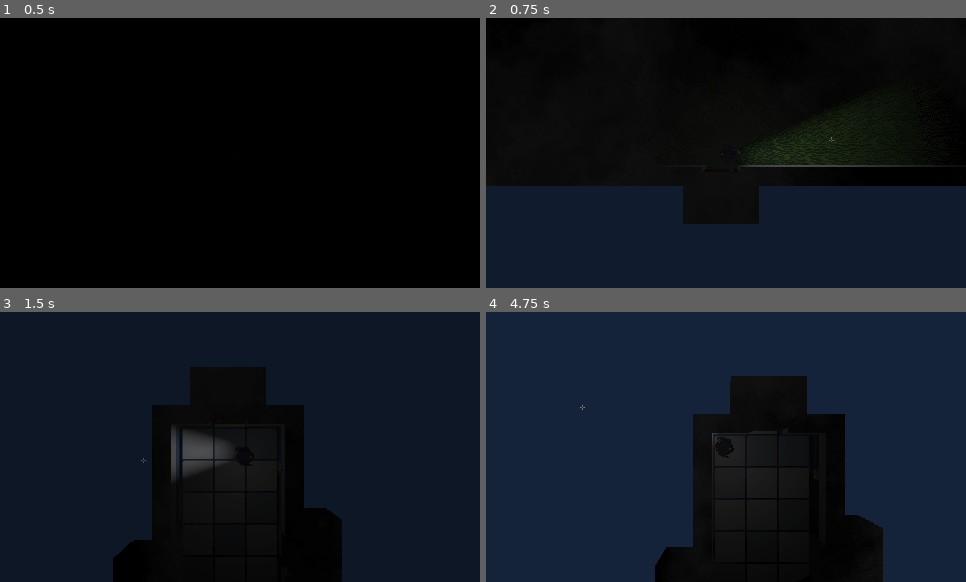
Above: before the commit, frames 1-4 (two rows, left to right).
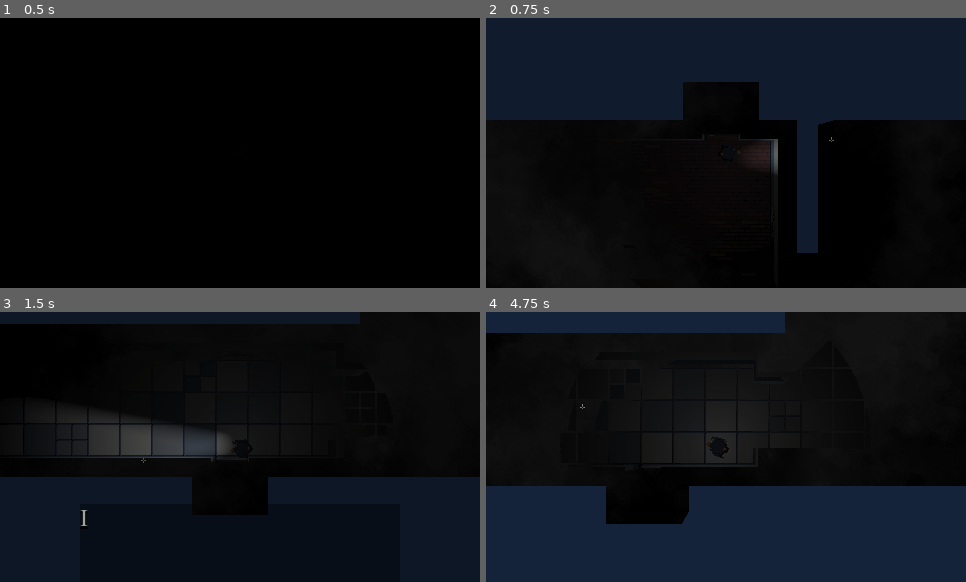
Above: after the commit, the same moments.

Repository: Jul1nk/School-Days-2
Game: Godot game, scene res://scenes/levels/game_world.tscn
The game is run twice, just before and just after one commit, with the same random seed, the same clock (stepped at 60 frames per second) and the same inputs.
Inputs (mouse positions are in pixels of both pictures, inside the frame that each line leads up to):
- Up to frame 1 (0.5 s): no input
- Up to frame 2 (0.75 s): tap Enter at 0.5 s; move the mouse to (831, 139) at 0.52 s; hold D (right) from 0.53 s (still down); tap E (action) at 0.6 s
- Up to frame 3 (1.5 s): move the mouse to (144, 460) at 1.27 s; release D (right) at 1.28 s; hold S (down) from 1.28 s (still down); tap E (action) at 1.35 s
- Up to frame 4 (4.75 s): move the mouse to (774, 387) at 2.02 s; release S (down) at 2.03 s; hold D (right) 2.03-2.78 s; tap F (flashlight) at 2.1, 4.35 s; tap E (action) at 2.3, 2.85, 3.6, 4.55 s; move the mouse to (702, 501) at 2.77 s; hold W (up) 2.78-3.53 s; move the mouse to (870, 487) at 3.52 s; hold A (left) from 3.53 s (still down); move the mouse to (582, 406) at 4.27 s

Frame 1 is identical in both runs. In frame 2, 73% of the frame differs, in the area x 0-100%, y 0-100%; in frame 3, 46%; in frame 4, 66%.

Commit message:
Bug fixes

Diff:
--- a/scenes/levels/classroom_1.tscn
+++ b/scenes/levels/classroom_1.tscn
@@ -470,6 +470,7 @@
 rotation = 3.14159
 next_level = 3
 item_needed = 2
+room_opening = 1
 dialog_if_locked = "I'm locked inside."
 dialog_if_unlocked = "It's unlocked!"
 
--- a/scenes/levels/classroom_3.tscn
+++ b/scenes/levels/classroom_3.tscn
@@ -51,6 +51,13 @@
 solid = true
 sprite_texture = ExtResource("2_wgs6o")
 
+[node name="key" parent="CanvasLayer_Entities/Classroom 3/Tables" instance=ExtResource("11_h881t")]
+position = Vector2(419, -866)
+item_id = 4
+dialog = "Picked up Library Key."
+layer_distance = 0.0
+sprite_texture = ExtResource("12_lde4a")
+
 [node name="chair2" parent="CanvasLayer_Entities/Classroom 3/Tables" instance=ExtResource("1_25xiu")]
 position = Vector2(396, -862)
 rotation = 1.5708
@@ -391,13 +398,6 @@
 spawn_point = 10
 locked = false
 
-[node name="key" parent="CanvasLayer_Entities" instance=ExtResource("11_h881t")]
-position = Vector2(410, -649)
-item_id = 4
-dialog = "Picked up Library Key."
-layer_distance = 0.0
-sprite_texture = ExtResource("12_lde4a")
-
 [node name="CanvasLayer_Floor" type="CanvasLayer" parent="."]
 layer = 0
 follow_viewport_enabled = true
--- a/scenes/levels/hallway.tscn
+++ b/scenes/levels/hallway.tscn
@@ -28,6 +28,7 @@
 rotation = 1.5708
 next_level = 1
 item_needed = 3
+room_opening = 2
 dialog_if_locked = "Ms. Oie classroom, it's locked..."
 dialog_if_unlocked = "It's open!"
 
@@ -37,6 +38,7 @@
 next_level = 1
 spawn_point = 1
 item_needed = 3
+room_opening = 2
 dialog_if_locked = "Ms. Oie classroom, it's locked..."
 dialog_if_unlocked = "It's open!"
 
@@ -84,6 +86,7 @@
 position = Vector2(416, -476)
 next_level = 7
 item_needed = 5
+room_opening = 3
 dialog_if_unlocked = "I've unlocked the door."
 
 [node name="door_office_1" parent="CanvasLayer_Entities/Doors" instance=ExtResource("1_57idd")]
@@ -91,6 +94,7 @@
 next_level = 7
 spawn_point = 1
 item_needed = 6
+room_opening = 4
 dialog_if_unlocked = "It's now unlocked."
 
 [node name="door_library" parent="CanvasLayer_Entities/Doors" instance=ExtResource("1_57idd")]
@@ -98,6 +102,7 @@
 rotation = -3.14159
 next_level = 6
 item_needed = 4
+room_opening = 5
 dialog_if_unlocked = "The library is open."
 
 [node name="door_entrance1" parent="CanvasLayer_Entities/Doors" instance=ExtResource("1_57idd")]
--- a/scenes/levels/office.tscn
+++ b/scenes/levels/office.tscn
@@ -41,7 +41,9 @@
 rotation = 3.14159
 next_level = 3
 spawn_point = 9
+locked = false
 item_needed = 6
+room_opening = 4
 dialog_if_unlocked = "It's now unlocked."
 
 [node name="door_office_2" parent="CanvasLayer_Entities/Doors" instance=ExtResource("1_54env")]
@@ -57,6 +59,7 @@
 next_level = 7
 spawn_point = 3
 item_needed = 6
+room_opening = 4
 dialog_if_locked = "This door is locked."
 dialog_if_unlocked = "It's now unlocked."
 
@@ -292,8 +295,8 @@
 sprite_texture = ExtResource("10_yr1l0")
 
 [node name="shovel" parent="CanvasLayer_Entities" instance=ExtResource("12_ne4mw")]
-position = Vector2(208, -289)
-rotation = 1.57079
+position = Vector2(212, -287)
+rotation = 1.83259
 item_id = 9
 dialog = "Picked up Shovel."
 nb_frames = 2
--- a/scripts/Global.gd
+++ b/scripts/Global.gd
@@ -16,13 +16,22 @@
 var item_key_classroom1: bool = false
 var item_key_classroom2: bool = false
 var item_key_library: bool = false
-var item_key_office1: bool = true
+var item_key_office1: bool = false
 var item_key_office2: bool = false
 var item_statuette: bool = false
 var item_key_strangedoor: bool = false
-var item_shovel: bool = true
-var item_code: bool = true
+var item_shovel: bool = false
+var item_code: bool = false
 
+
+var statuette_put: bool = false
+var pile_dug: bool = false
+
+var door_classroom1_open: bool = false
+var door_classroom2_open: bool = false
+var door_office1_open: bool = false
+var door_office2_open: bool = false
+var door_library_open: bool = false
 
 func _int_to_level(n=0):
 	match n:
@@ -64,3 +73,22 @@
 		8: item_key_strangedoor = true
 		9: item_shovel = true
 		10: item_code = true
+
+
+func _open_door(n):
+	match(n):
+		0: return
+		1: door_classroom1_open = true
+		2: door_classroom2_open = true
+		3: door_office1_open = true
+		4: door_office2_open = true
+		5: door_library_open = true
+
+func _is_door_open(n):
+	match(n):
+		1: return door_classroom1_open
+		2: return door_classroom2_open
+		3: return door_office1_open
+		4: return door_office2_open
+		5: return door_library_open
+	return false
--- a/scripts/door.gd
+++ b/scripts/door.gd
@@ -10,6 +10,9 @@
 @export_enum("IMPOSSIBLE","Flashlight", "Key Classroom1", "Key Classroom2", "Key Library",
 "Key Office1", "Key Office2", "Statuette", "Key StrangeDoor", "Shovel", "Code")
 var item_needed: int = 0
+
+@export_enum("NOTHING", "Classroom1", "Classroom2", "Office1", "Office2", "Library")
+var room_opening: int = 0
 
 @export_multiline var dialog_if_locked = "It's locked..."
 @export_multiline var dialog_if_unlocked = "It's now unlocked"
@@ -30,6 +33,9 @@
 	area_2d.connect("area_entered", player_entered)
 	area_2d.connect("area_exited", player_exited)
 
+	if Global._is_door_open(room_opening):
+		locked = false
+
 	_instantiate_object()
 
 
@@ -39,6 +45,7 @@
 		if Input.is_action_just_pressed("action"):
 			if locked:
 				if Global._player_has_item(item_needed):
+					Global._open_door(room_opening)
 					print(dialog_if_unlocked)
 					game_world._dialog(dialog_if_unlocked)
 					player_in = false
--- a/scripts/game_world.gd
+++ b/scripts/game_world.gd
@@ -49,7 +49,7 @@
 func _ready():
 	dialog_timer.connect("timeout", _dialog_continue)
 
-	_change_level(Global.lvl_path_yard, 0)
+	_change_level(Global.lvl_path_office, 0)
 
 	#player._hide()
 	#
--- a/scripts/interactible.gd
+++ b/scripts/interactible.gd
@@ -33,6 +33,17 @@
 	area_2d.connect("area_entered", player_entered)
 	area_2d.connect("area_exited", player_exited)
 
+	if ((Global.statuette_put == true and special_item == 7)
+	or (Global.pile_dug == true and special_item == 9)):
+		dialog = special_dialog
+		special_item = special_item2
+		special_dialog = special_dialog2
+		nb_frames = special_nb_frames
+		layer_distance = special_layer_distance
+		shadow_top = special_shadow_top
+		solid = special_solid
+		sprite_texture = special_sprite_texture
+
 	_instantiate_object()
 
 
@@ -50,8 +61,13 @@
 
 				if special_item == 7:
 					emit_signal("statuette")
+					Global.statuette_put = true
+					#queue_free()
+				if special_item == 9:
+					Global.pile_dug = true
 				if special_item == 10:
 					Global._player_add_item(6)
+					#queue_free()
 
 				if special_item != 0:
 					dialog = special_dialog
--- a/scripts/item.gd
+++ b/scripts/item.gd
@@ -28,7 +28,7 @@
 
 	_instantiate_object()
 
-	if is_fallen_book:
+	if is_fallen_book and !Global.statuette_put:
 		get_parent().get_node("pillar2").connect("statuette", _spawn)
 
 		for child in get_children():
